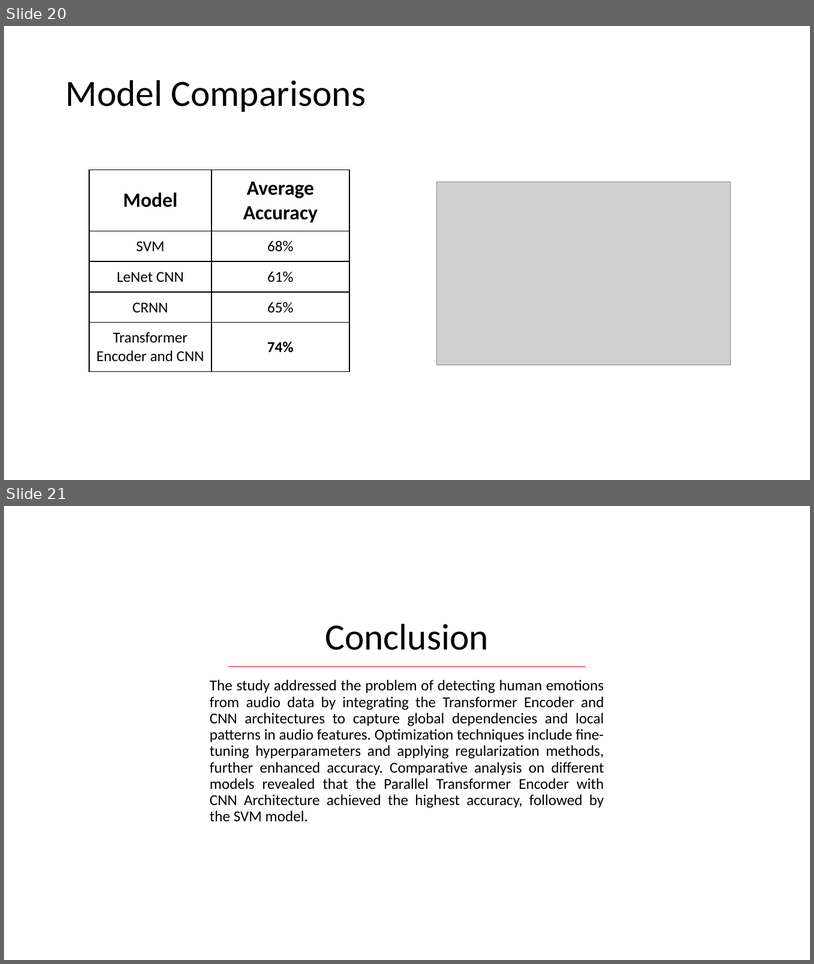
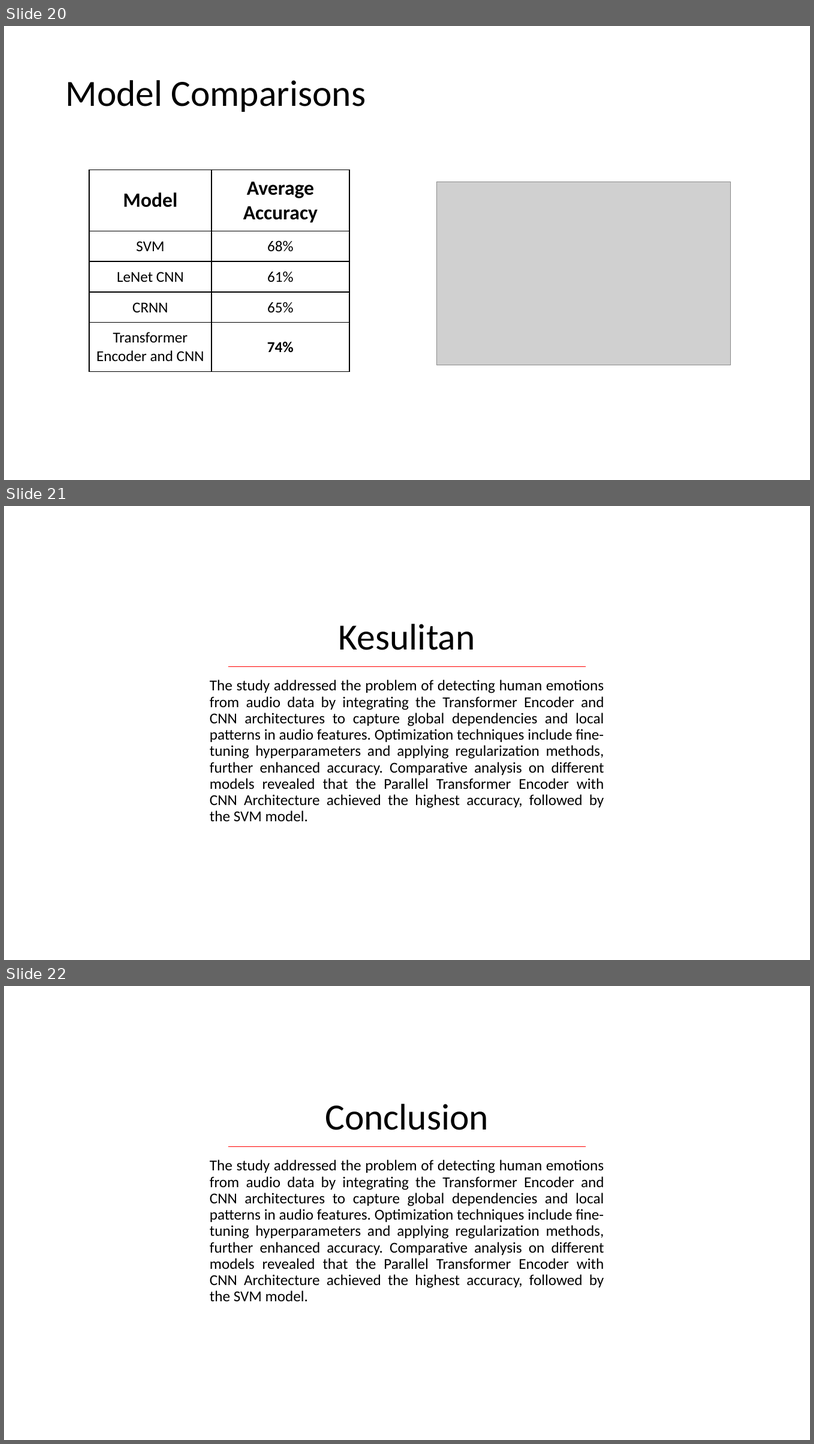
Before and after one commit to satria-ui/TugasAkhir2023, a slide deck: Template presentasi TA.pptx. Shown one above the other, each under a label of ours: slides 20 and 21 before the commit, slides 20, 21 and 22 after it. The pictures are 814x964 and 814x1444 pixels, drawn with LibreOffice and Linux fonts; fonts in the diff are those of the drawing; grey boxes stand for pictures; background and template pictures are left out. Boxes give left, top, right and bottom in pixels: in the first picture for what was removed or moved away, otherwise in the second. Text is boxed around its words. In the diff, an @@ line names an element or a change of style, - is before the commit and + after.

```diff
--- a/Template presentasi TA.pptx
+++ b/Template presentasi TA.pptx
@@ slide 21 added at [4, 506, 810, 960], background picture (left out) @@
@@ text added at [339, 624, 476, 650], 44 pt, text #000000 @@
+Kesulitan
@@ line added from (228, 667) to (587, 667), #FF0000 0.75 pt @@
@@ text added at [210, 679, 605, 821], 18 pt, text #000000 @@
+The study addressed the problem of detecting human emotions from audio data by integrating the Transformer Encoder and CNN architectures to capture global dependencies and local patterns in audio features. Optimization techniques include fine-tuning hyperparameters and applying regularization methods, further enhanced accuracy. Comparative analysis on different models revealed that the Parallel Transformer Encoder with CNN Architecture achieved the highest accuracy, followed by the SVM model.
@@ what was slide 21 is now slide 22 @@
```
Also in this commit, not shown: 2 slides changed, 2 other files.
